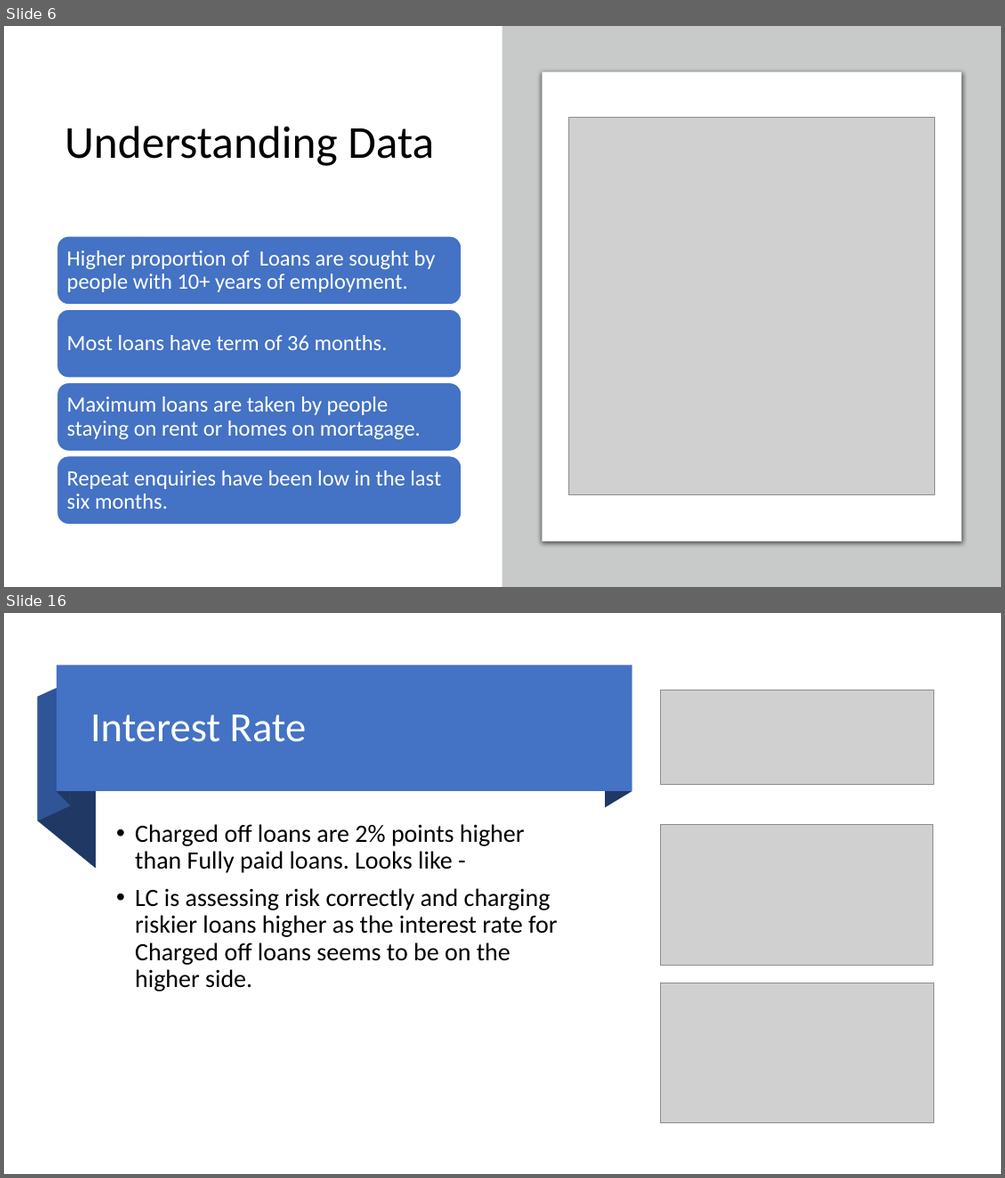
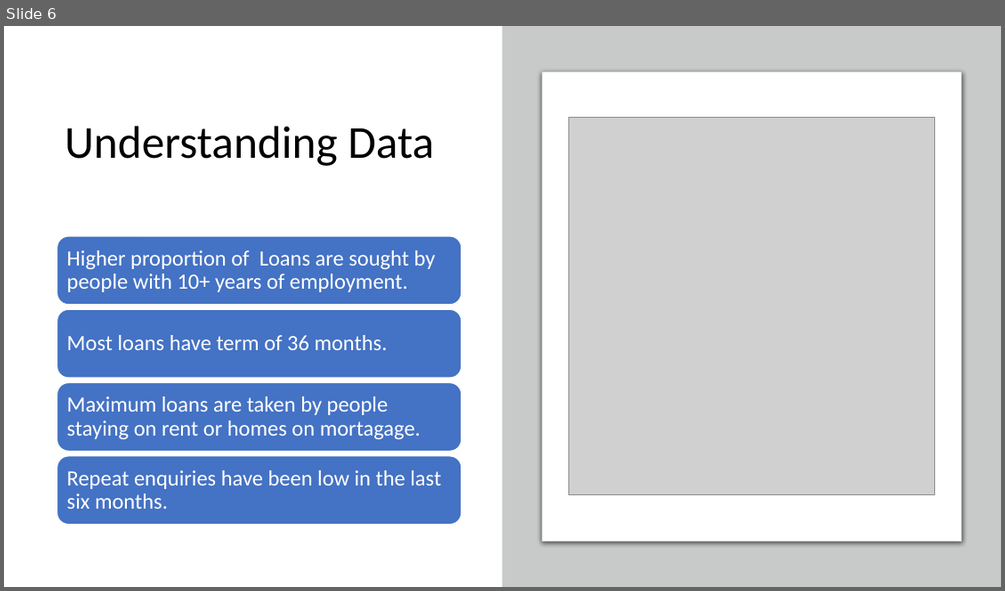
Before and after one commit to rramchan12/Lending-Club-EDA-CaseStudy, a slide deck: LendingClubCaseStudy.pptx. Shown one above the other, each under a label of ours: slides 6 and 16 before the commit, slide 6 after it; the slides between them are not shown. The pictures are 1005x1178 and 1005x591 pixels, drawn with LibreOffice and Linux fonts; fonts in the diff are those of the drawing; grey boxes stand for pictures; background and template pictures are left out. Boxes give left, top, right and bottom in pixels: in the first picture for what was removed or moved away, otherwise in the second. Text is boxed around its words. In the diff, an @@ line names an element or a change of style, - is before the commit and + after.

```diff
--- a/LendingClubCaseStudy.pptx
+++ b/LendingClubCaseStudy.pptx
@@ slide 16 removed at box(4, 613, 1001, 1174), background #FFFFFF @@
@@ rectangle removed at box(57, 666, 631, 792) @@
@@ freeform shape removed at box(57, 666, 71, 805) @@
@@ freeform shape removed at box(606, 666, 632, 808) @@
@@ freeform shape removed at box(38, 682, 71, 821) @@
@@ picture removed at box(661, 690, 934, 784) @@
@@ freeform shape removed at box(38, 697, 96, 868) @@
@@ title removed at box(90, 714, 306, 742) @@
-Interest Rate
@@ text removed at box(135, 824, 557, 991) @@
-• Charged off loans are 2% points higher than Fully paid loans. Looks like -
-• LC is assessing risk correctly and charging riskier loans higher as the interest rate for Charged off loans seems to be on the higher side.
@@ picture removed at box(661, 825, 933, 965) @@
@@ picture removed at box(661, 983, 933, 1123) @@
```
Also in this commit, not shown: 12 slides changed, 1 slide added, 6 other slides removed, 3 other files.
